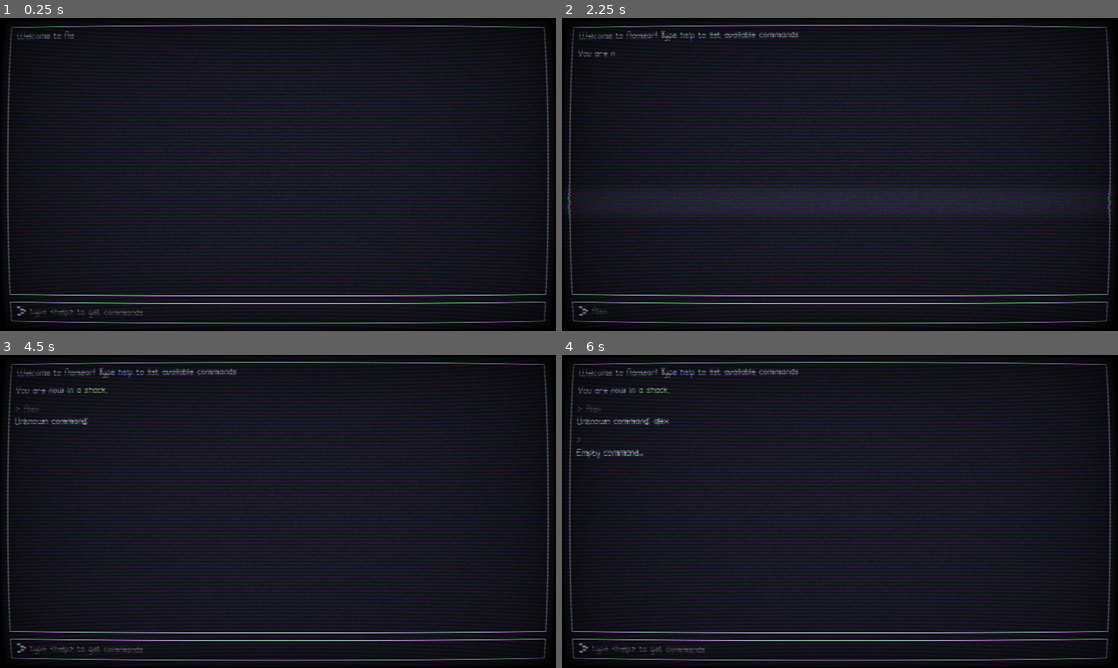
Above: before the commit, frames 1-4 (two rows, left to right).
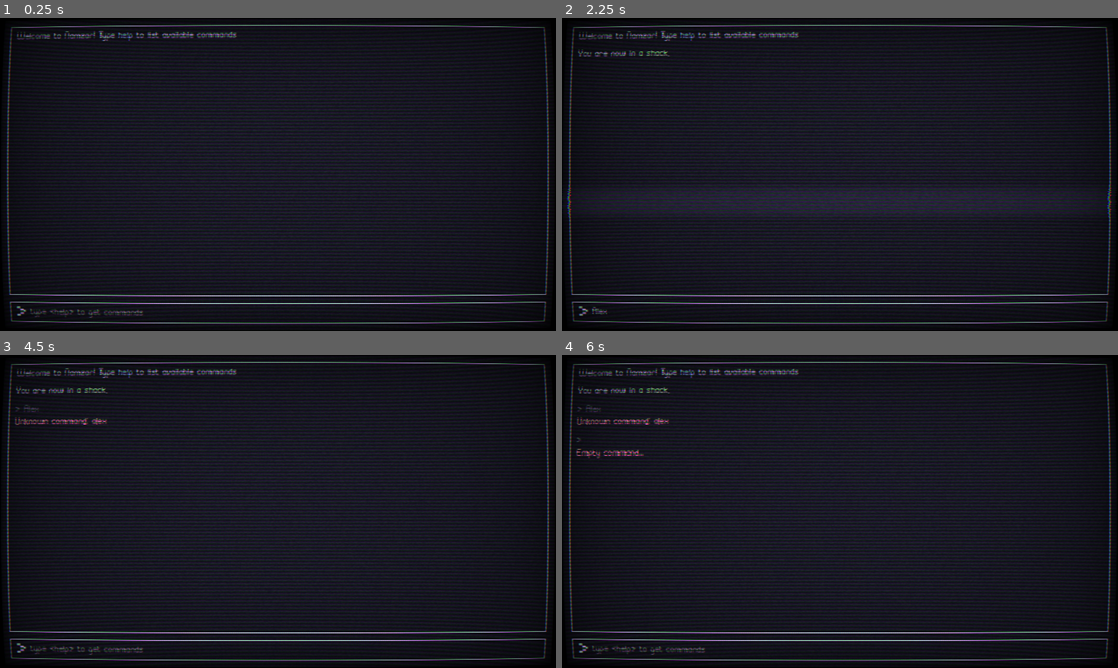
Above: after the commit, the same moments.

Repository: salty-max/namzar
Game: Godot game, scene res://scenes/game/game.tscn
Two runs of this game, one before a commit and one after it. Both use one fixed random seed, a clock stepped at 60 frames per second and the inputs below. The project has no main scene, so this scene is started directly.
Inputs (mouse positions are in pixels of both pictures, inside the frame that each line leads up to):
- Up to frame 1 (0.25 s): no input
- Up to frame 2 (2.25 s): click (845, 312) at 1.27 s; type "Alex" at 1.35 s
- Up to frame 3 (4.5 s): tap Enter at 4.25 s
- Up to frame 4 (6 s): tap Space at 5 s; tap Enter at 5.75 s

The runs differ from the first frame. In frame 1, 0.4% of the frame differs, in the area x 13-43%, y 4-8%; in frame 2, 0.1%; in frame 3, 0.1%; in frame 4, 0.2%.

Commit message:
:sparkles: add items to rooms

Diff:
--- a/components/command_parser.gd
+++ b/components/command_parser.gd
@@ -19,11 +19,11 @@
 func parse_command(input: String) -> String:
 	var words = input.to_lower().split(" ", false)
 	if words.is_empty():
-		return "Empty command..."
+		return Palette.to_error("Empty command...")
 
 	var cmd: String = words[0]
 	if not COMMAND_DEFS.has(cmd):
-		return "Unknown command: %s" % [cmd]
+		return Palette.to_error("Unknown command: %s" % [cmd])
 
 	var expected_args_count = COMMAND_DEFS[cmd] - 1
 	var args = words.slice(1)
@@ -36,7 +36,7 @@
 		"help":
 			return _help()
 
-	return Palette.colorize("Wololo!", Palette.PaletteColor.RED)
+	return Palette.to_error("Wololo!")
 
 
 func _go(args: Array) -> String:
@@ -49,32 +49,26 @@
 		var exit = current_room.exits[dir]
 		var room_change_string = _change_room(exit.get_next_room(current_room))
 		return "\n\n".join([
-			"You go %s" % Palette.colorize(dir, Palette.PaletteColor.YELLOW),
+			"You go %s" % Palette.to_direction(dir),
 			room_change_string
 		])
 
-	return "No exit in that direction."
+	return Palette.to_error("No exit in that direction.")
 
 
 func _look() -> String:
-	var exits_string = " ".join(current_room.exits.keys())
-	var strings = "\n\n".join([
-		current_room.room_description,
-		"Exits: %s" % Palette.colorize(exits_string, Palette.PaletteColor.YELLOW)
-	])
-
-	return strings
+	return current_room.get_description()
 
 
 func _help() -> String:
 	return "\n".join([
 		"Available commands:",
-		"\t%s <location>" % Palette.colorize("go", Palette.PaletteColor.BLUE),
-		"\t%s" % Palette.colorize("look", Palette.PaletteColor.BLUE),
-		"\t%s" % Palette.colorize("help", Palette.PaletteColor.BLUE)
+		"\t%s <location>" % Palette.to_command("go"),
+		"\t%s" % Palette.to_command("look"),
+		"\t%s" % Palette.to_command("help")
 	])
 
 
 func _change_room(new_room: Room) -> String:
 	current_room = new_room
-	return "You are now in %s." % Palette.colorize(new_room.room_name, Palette.PaletteColor.GREEN)
+	return current_room.get_location()
--- a/components/palette.gd
+++ b/components/palette.gd
@@ -6,7 +6,8 @@
 	GREEN,
 	ORANGE,
 	YELLOW,
-	TEAL
+	TEAL,
+	MAUVE
 }
 
 const HEX_DICT := {
@@ -16,8 +17,29 @@
 	PaletteColor.ORANGE: "#fab387",
 	PaletteColor.YELLOW: "#f9e2af",
 	PaletteColor.TEAL: "#94e2d5",
+	PaletteColor.MAUVE: "#cba6f7"
 }
 
 
 func colorize(text: String, color: PaletteColor) -> String:
 	return '[color="%s"]%s[/color]' % [HEX_DICT[color], text]
+
+
+func to_error(text: String) -> String:
+	return colorize(text, PaletteColor.RED)
+
+
+func to_command(text: String) -> String:
+	return colorize(text, PaletteColor.BLUE)
+
+
+func to_direction(text: String) -> String:
+	return colorize(text, PaletteColor.YELLOW)
+
+
+func to_room(text: String) -> String:
+	return colorize(text, PaletteColor.GREEN)
+
+
+func to_item(text: String) -> String:
+	return colorize(text, PaletteColor.MAUVE)
--- a/components/room_manager.gd
+++ b/components/room_manager.gd
@@ -4,3 +4,7 @@
 
 func _ready() -> void:
 	$ShackRoom.connect_exit("east", $OutsideShackRoom)
+
+	var shack_key = Item.new()
+	shack_key.init("shack key", Item.ItemType.KEY)
+	$ShackRoom.add_item(shack_key)
--- /dev/null
+++ b/data/items/item.gd
@@ -0,0 +1,14 @@
+class_name Item
+extends Resource
+
+enum ItemType {
+	KEY,
+}
+
+@export var name: StringName
+@export var type: ItemType
+
+
+func init(name: StringName, type: ItemType) -> void:
+	self.name = name
+	self.type = type
--- a/scenes/game/game.tscn
+++ b/scenes/game/game.tscn
@@ -24,6 +24,7 @@
 grow_horizontal = 2
 grow_vertical = 2
 script = ExtResource("1_efsbg")
+animated_text = false
 text_scroll_speed = 0.013
 
 [node name="Background" type="PanelContainer" parent="."]
@@ -138,6 +139,7 @@
  dilapidated shack that surrounds you. Broken planks hang loosely on the walls, and the faint scent of decay lingers in the air.
 
 You need to find a way out of here."
+items = null
 
 [node name="OutsideShackRoom" parent="RoomManager" instance=ExtResource("6_lwt2h")]
 offset_left = 176.0
@@ -149,6 +151,7 @@
 In the distance, faint rustling hints at unseen movement, and the eerie silence is broken only by the occasional caw of a distant crow. The shack behind you creaks one last time, as if bidding you farewell.
 
 You feel both vulnerable and determined. Whatever lies ahead, it won’t be easy."
+items = null
 
 [node name="CommandParser" type="Node" parent="."]
 script = ExtResource("4_iox2a")
--- a/scenes/room/room.gd
+++ b/scenes/room/room.gd
@@ -9,6 +9,7 @@
 @onready var room_description_label: RichTextLabel = %RoomDescription
 
 @export var exits: Dictionary = {}
+@export var items: Array[Item] = []
 
 
 func _ready() -> void:
@@ -32,6 +33,35 @@
 	room_description_label.text = room_description
 
 
+func get_location() -> String:
+	return "You are now in %s." % Palette.to_room(room_name)
+
+
+func get_description() -> String:
+	var description = "\n\n".join([
+		room_description,
+		get_items(),
+		get_exits()
+	])
+
+	return description
+
+
+func get_items() -> String:
+	if items.is_empty():
+		return "No items to pick up."
+
+	var string = ""
+	for item: Item in items:
+		string += "%s " % item.name
+
+	return "Items: %s" % Palette.to_item(string)
+
+
+func get_exits() -> String:
+	return "Exits: %s" % Palette.to_direction(" ".join(exits.keys()))
+
+
 func connect_exit(direction: String, room: Room) -> void:
 	var exit := Exit.new()
 	exit.room_1 = self
@@ -48,3 +78,12 @@
 			room.exits["north"] = exit
 		_:
 			printerr("Failed to connect invalid direction: %s", direction)
+
+
+func add_item(item: Item) -> void:
+	items.append(item)
+
+
+func remove_item(item) -> void:
+	var index = items.find(item)
+	items.remove_at(index)
--- a/scenes/room/room.tscn
+++ b/scenes/room/room.tscn
@@ -19,6 +19,7 @@
 offset_bottom = 56.0
 theme_override_styles/panel = SubResource("StyleBoxFlat_fvi1d")
 script = ExtResource("1_gsajj")
+items = null
 
 [node name="MarginContainer" type="MarginContainer" parent="."]
 layout_mode = 2
@@ -34,7 +35,6 @@
 [node name="RoomName" type="Label" parent="MarginContainer/Rows"]
 unique_name_in_owner = true
 layout_mode = 2
-text = "<room_name>"
 label_settings = SubResource("LabelSettings_asxst")
 
 [node name="RoomDescription" type="RichTextLabel" parent="MarginContainer/Rows"]
@@ -44,5 +44,4 @@
 size_flags_vertical = 3
 theme_override_constants/line_separation = 6
 bbcode_enabled = true
-text = "<room_description>"
 fit_content = true
